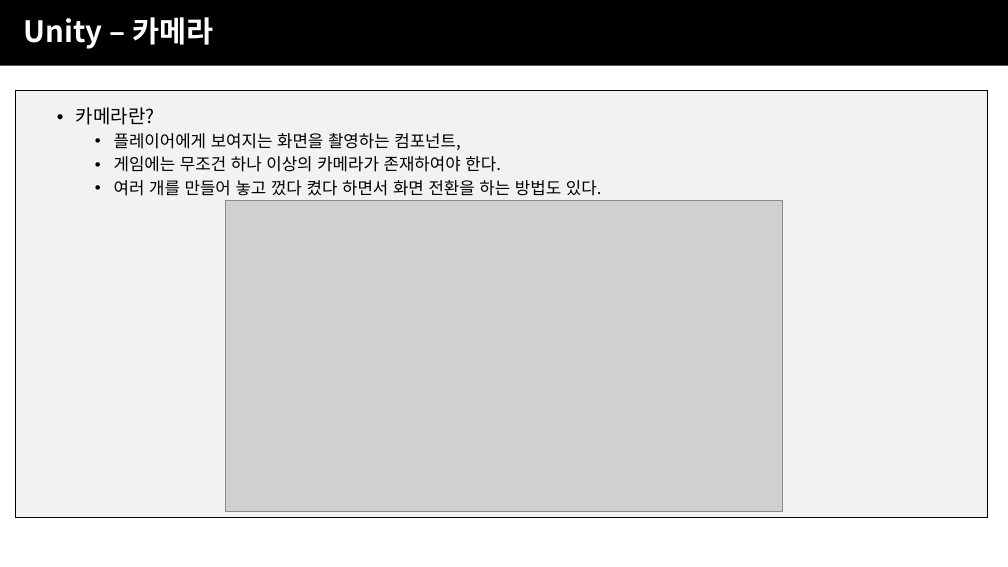
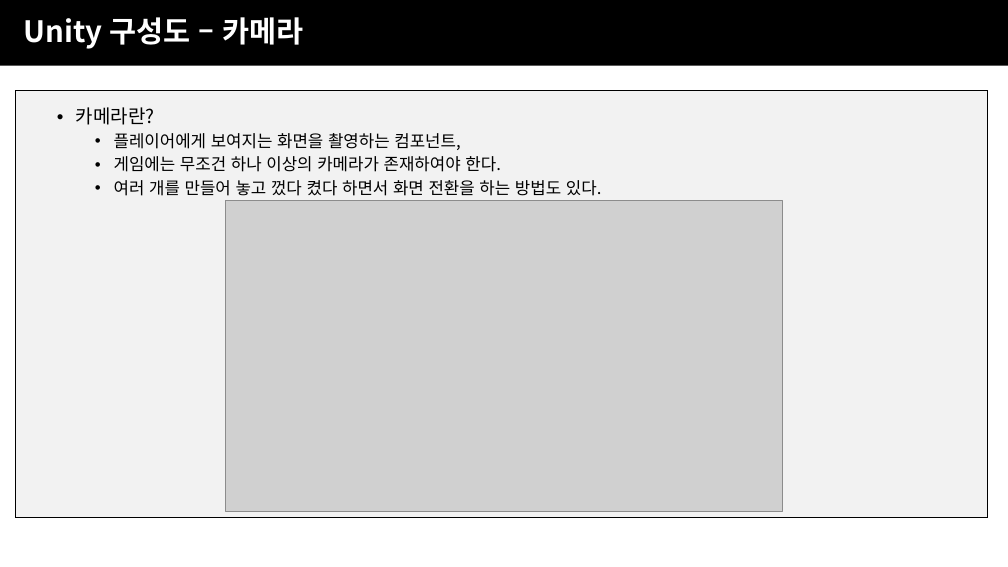
Before and after one commit to JJaery/SBSGameAcademy3, a slide deck: slide 17 of 4주차/SBS게임아카데미_UNITY주말4개월_4주차(유니티).pptx. Drawn at 1008x567 pixels with LibreOffice and Linux fonts; fonts in the diff are those of the drawing; grey boxes stand for pictures; background and template pictures are left out. Boxes give left, top, right and bottom in pixels: in the first picture for what was removed or moved away, otherwise in the second. Text is boxed around its words. In the diff, an @@ line names an element or a change of style, - is before the commit and + after.

```diff
--- a/4주차/SBS게임아카데미_UNITY주말4개월_4주차(유니티).pptx
+++ b/4주차/SBS게임아카데미_UNITY주말4개월_4주차(유니티).pptx
@@ text at [24,17,304,49]: text changed @@
-Unity – 카메라
+Unity 구성도 – 카메라
```
Also in this commit, not shown: 7 other slides changed, 3 slides added, 8 other files.
